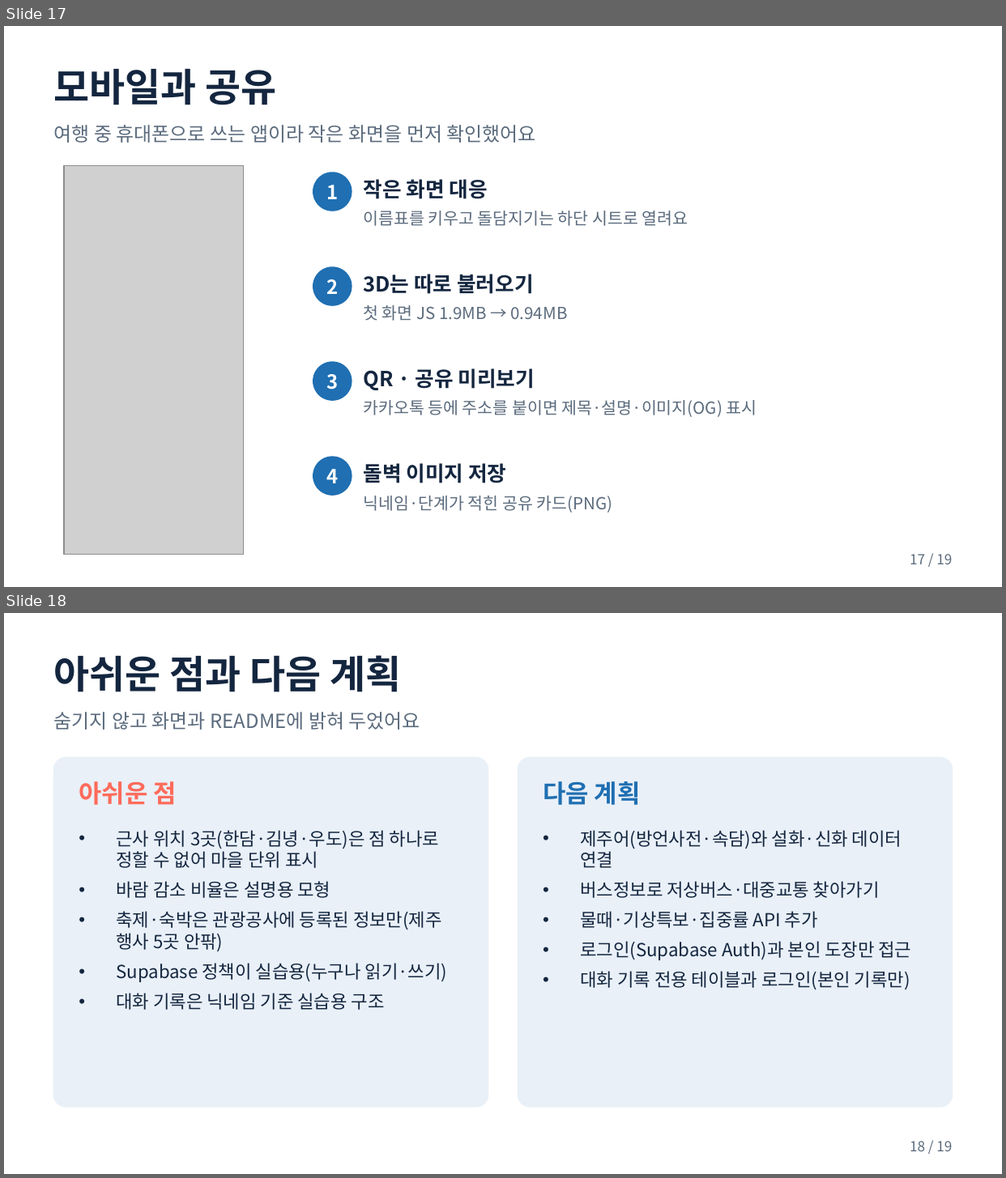
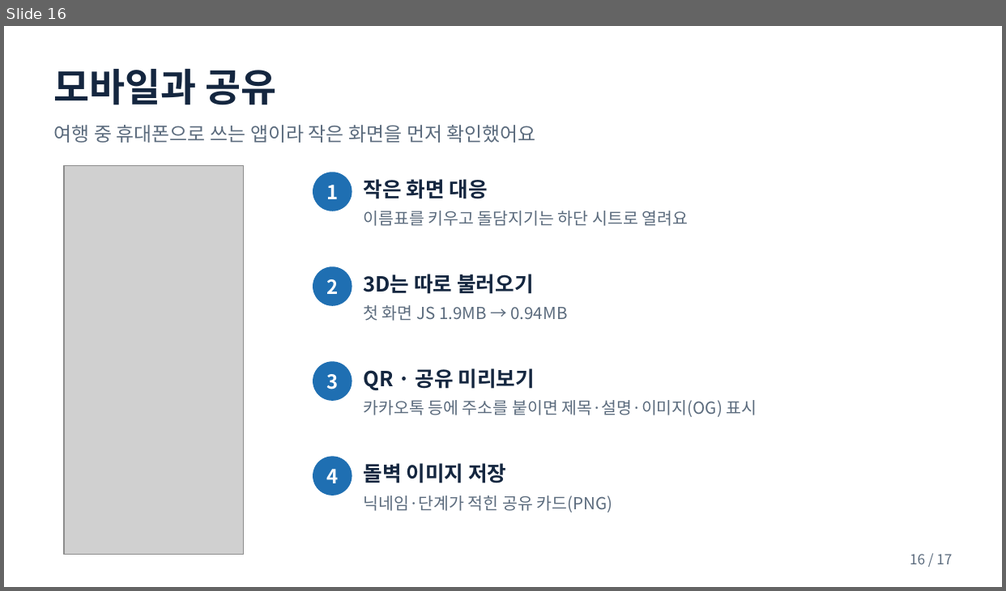
Before and after one commit to pjhjustin2430-cmd/doldam-today-jeju, a slide deck: docs/돌담오늘_발표자료.pptx. Shown one above the other, each under a label of ours: slides 17 and 18 before the commit, slide 16 after it. The pictures are 1006x1178 and 1006x591 pixels, drawn with LibreOffice and Linux fonts; fonts in the diff are those of the drawing; grey boxes stand for pictures. Boxes give left, top, right and bottom in pixels: in the first picture for what was removed or moved away, otherwise in the second. Text is boxed around its words. In the diff, an @@ line names an element or a change of style, - is before the commit and + after.

```diff
--- a/docs/돌담오늘_발표자료.pptx
+++ b/docs/돌담오늘_발표자료.pptx
@@ slide 18 removed at bbox=[4, 613, 1002, 1174], background #FFFFFF @@
@@ text removed at bbox=[54, 655, 401, 692] @@
-아쉬운 점과 다음 계획
@@ text removed at bbox=[54, 712, 420, 730] @@
-숨기지 않고 화면과 README에 밝혀 두었어요
@@ rounded rectangle removed at bbox=[54, 758, 488, 1107] @@
@@ rounded rectangle removed at bbox=[518, 758, 952, 1107] @@
@@ text removed at bbox=[79, 781, 176, 805] @@
-아쉬운 점
@@ text removed at bbox=[543, 781, 641, 805] @@
-다음 계획
@@ text removed at bbox=[117, 830, 448, 1010] @@
-• 근사 위치 3곳(한담·김녕·우도)은 점 하나로 정할 수 없어 마을 단위 표시
-• 바람 감소 비율은 설명용 모형
-• 축제·숙박은 관광공사에 등록된 정보만(제주 행사 5곳 안팎)
-• Supabase 정책이 실습용(누구나 읽기·쓰기)
-• 대화 기록은 닉네임 기준 실습용 구조
@@ text removed at bbox=[580, 830, 912, 990] @@
-• 제주어(방언사전·속담)와 설화·신화 데이터 연결
-• 버스정보로 저상버스·대중교통 찾아가기
-• 물때·기상특보·집중률 API 추가
-• 로그인(Supabase Auth)과 본인 도장만 접근
-• 대화 기록 전용 테이블과 로그인(본인 기록만)
@@ text removed at bbox=[910, 1141, 952, 1152] @@
-18 / 19
@@ what was slide 17 is now slide 16 @@
@@ slide 16 changed as well @@
@@ text at bbox=[910, 554, 952, 565]: text changed @@
-17 / 19
+16 / 17
```
Also in this commit, not shown: 15 other slides changed, 1 other slide removed, 2 other files.
